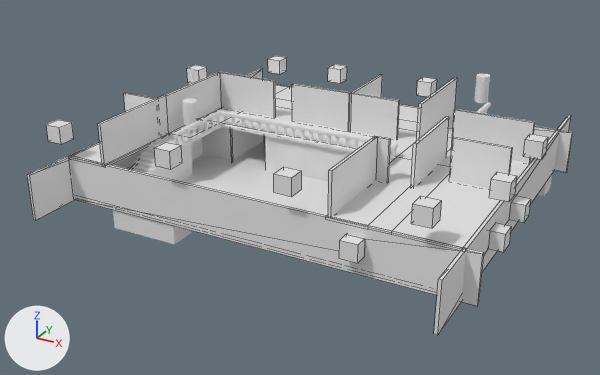
A saved change to the Blender file Assets/Models/HouseBASE.blend.
Before and after are seen from a camera (50 mm lens) standing at (23.2, -46.3, 22.3) and looking at (-1.4, -1.6, 0.0). The lights are fixed; the arrows at lower left show +X, +Y and +Z. Mesh edges are drawn as thin lines on the coarser meshes.

In view in the first picture: 'Floor.003', 'Floor.004', 'OuterWall', 'OuterWall.001', 'OuterWall.002', 'OuterWall.003', 'Wall.010', 'Wall.038', 'Wall.042', 'Wall.044', 'Wall.047', 'Wall.048', 'Window.018'.
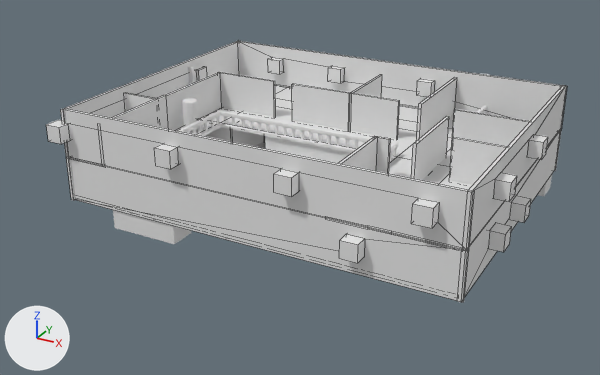
Pixel boxes [x1, y1, x2, y2] of what changed, in the pictures (600 x 375 px):
'OuterWall.010', shown
    after: [64, 109, 474, 250]
'OuterWall.001', mesh rescaled
    before: [70, 157, 484, 306]
    after: [70, 157, 469, 302]
'OuterWall.011', shown
    after: [239, 41, 567, 132]
'OuterWall.003', mesh rescaled (25% narrower, 23% shorter)
    before: [434, 115, 571, 335]
    after: [457, 132, 559, 302]
'OuterWall.008', shown
    after: [462, 85, 565, 250]
'OuterWall.009', shown
    after: [60, 40, 240, 159]
'OuterWall.002', mesh rescaled
    before: [27, 68, 263, 220]
    after: [66, 158, 75, 200]
'OuterWall', mesh rescaled
    before: [276, 84, 573, 173]
    after: [554, 132, 561, 171]
'Floor.004', unchanged, covered by the edit
    before: [69, 84, 534, 248]
    after: [175, 85, 472, 190]
'Floor.003', unchanged, covered by the edit
    before: [127, 136, 329, 215]
    after: [255, 136, 265, 148]
'Wall.048', unchanged, covered by the edit
    before: [328, 136, 377, 216]
    after: [339, 136, 377, 171]
'Stairs2.002', unchanged, covered by the edit
    before: [130, 133, 193, 181]

Patch to the scene script:
```diff
--- a/Assets/Models/HouseBASE.blend.py
+++ b/Assets/Models/HouseBASE.blend.py
@@ me_cube_066 @@
 me_cube_066.from_pydata(...)  # 8 vertices, 6 faces; spans x -1.0..1.0, y -1.0..1.0, z -1.0..1.0
 # used by ob_outerwall; location = (0.0, 10.0, 1.3); scale = (13.6, 0.1, 1.5)
+# me_cube_066 part 1: the whole mesh is scaled about its middle by (0.971, 1, 1), then moved by (-0.03, 0.0, 0.0)
 me_cube_066.materials.append(mat_froundfloor_outerwall)
@@ me_cube_067 @@
 me_cube_067.from_pydata(...)  # 8 vertices, 6 faces; spans x -1.0..1.0, y -1.0..1.0, z -1.0..1.0
 # used by ob_outerwall_001; location = (0.0, -10.0, 1.3); scale = (13.6, 0.1, 1.5)
+# me_cube_067 part 2: the whole mesh is scaled about its middle by (0.971, 1, 1), then moved by (-0.03, 0.0, 0.0)
 me_cube_067.materials.append(mat_froundfloor_outerwall)
@@ me_cube_068 @@
 me_cube_068.from_pydata(...)  # 8 vertices, 6 faces; spans x -1.0..1.0, y -1.0..1.0, z -1.0..1.0
 # used by ob_outerwall_002; location = (-13.54, 0.0, 1.3); rotation_euler = (0.0, 0.0, 1.571), in degrees (0, 0, 90); scale = (13.6, 0.1, 1.5)
+# me_cube_068 part 3: the whole mesh is scaled about its middle by (0.755, 1, 1)
 me_cube_068.materials.append(mat_froundfloor_outerwall)
@@ me_cube_069 @@
 me_cube_069.from_pydata(...)  # 8 vertices, 6 faces; spans x -1.0..1.0, y -1.0..1.0, z -1.0..1.0
 # used by ob_outerwall_003; location = (12.6, 0.0, 1.3); rotation_euler = (0.0, 0.0, 1.571), in degrees (0, 0, 90); scale = (13.6, 0.1, 1.5)
+# me_cube_069 part 4: the whole mesh is scaled about its middle by (0.75, 1, 1)
 me_cube_069.materials.append(mat_froundfloor_outerwall)
@@ me_cube_074 @@
 me_cube_074.from_pydata(...)  # 8 vertices, 6 faces; spans x -1.0..1.0, y -1.0..1.0, z -1.0..1.0
 # used by ob_outerwall_008; location = (12.6, 0.0, 4.34); rotation_euler = (0.0, 0.0, 1.571), in degrees (0, 0, 90); scale = (13.6, 0.1, -1.61)
+# me_cube_074 part 5: the whole mesh is scaled about its middle by (0.747, 1, 1)
 me_cube_074.materials.append(mat_1stfloor_outerwall)
@@ me_cube_075 @@
 me_cube_075.from_pydata(...)  # 8 vertices, 6 faces; spans x -1.0..1.0, y -1.0..1.0, z -1.0..1.0
 # used by ob_outerwall_009; location = (-13.54, 0.0, 4.34); rotation_euler = (0.0, 0.0, 1.571), in degrees (0, 0, 90); scale = (13.6, 0.1, -1.61)
+# me_cube_075 part 6: the whole mesh is scaled about its middle by (0.756, 1, 1)
 me_cube_075.materials.append(mat_1stfloor_outerwall)
@@ me_cube_076 @@
 me_cube_076.from_pydata(...)  # 8 vertices, 6 faces; spans x -1.0..1.0, y -1.0..1.0, z -1.0..1.0
 # used by ob_outerwall_010; location = (0.0, -10.0, 4.34); scale = (13.6, 0.1, -1.61)
+# me_cube_076 part 7: the whole mesh is scaled about its middle by (0.971, 1, 1), then moved by (-0.03, 0.0, 0.0)
 me_cube_076.materials.append(mat_1stfloor_outerwall)
@@ me_cube_077 @@
 me_cube_077.from_pydata(...)  # 8 vertices, 6 faces; spans x -1.0..1.0, y -1.0..1.0, z -1.0..1.0
 # used by ob_outerwall_011; location = (0.0, 10.0, 4.34); scale = (13.6, 0.1, -1.61)
+# me_cube_077 part 8: the whole mesh is scaled about its middle by (0.971, 1, 1), then moved by (-0.03, 0.0, 0.0)
 me_cube_077.materials.append(mat_1stfloor_outerwall)
@@ ob_outerwall_008 @@
 _m = ob_outerwall_008.modifiers.new('Boolean', 'BOOLEAN')
 _m.solver = 'FLOAT'
-ob_outerwall_008.hide_set(True)  # its collection is switched off
@@ ob_outerwall_009 @@
 _m = ob_outerwall_009.modifiers.new('Boolean', 'BOOLEAN')
 _m.solver = 'FLOAT'
-ob_outerwall_009.hide_set(True)  # its collection is switched off
@@ ob_outerwall_010 @@
 _m = ob_outerwall_010.modifiers.new('Boolean', 'BOOLEAN')
 _m.solver = 'FLOAT'
-ob_outerwall_010.hide_set(True)  # its collection is switched off
@@ ob_outerwall_011 @@
 _m = ob_outerwall_011.modifiers.new('Boolean', 'BOOLEAN')
 _m.solver = 'FLOAT'
-ob_outerwall_011.hide_set(True)  # its collection is switched off
```
